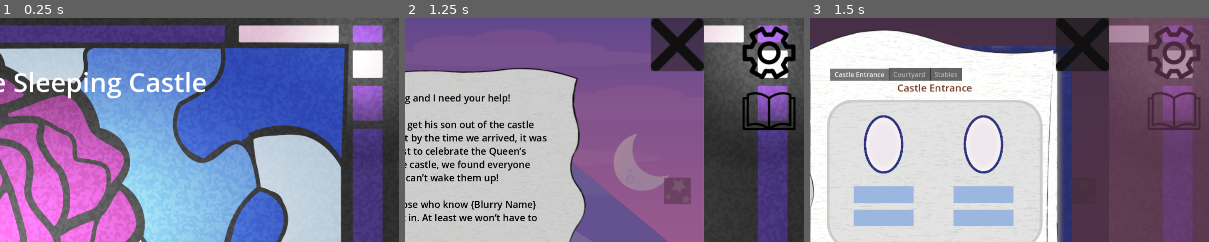
Above: before the commit, frames 1-3 (left to right).
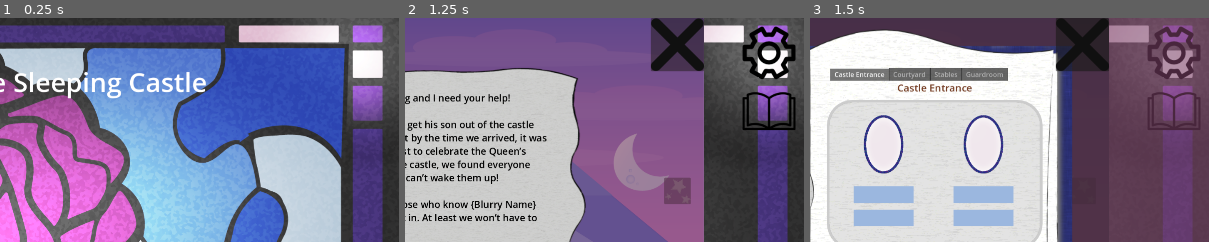
Above: after the commit, the same moments.

Repository: hwfwalton/SleepingCastleAlpha
Game: Godot game, scene res://root.tscn
The game is run twice, just before and just after one commit, with the same random seed, the same clock (stepped at 60 frames per second) and the same inputs.
Inputs (mouse positions are % of the whole screen's width and height, from its top left):
- Up to frame 1 (0.25 s): no input
- Up to frame 2 (1.25 s): click "Start" at 0.5 s
- Up to frame 3 (1.5 s): click (96, 21) at 1.25 s
The pictures show only the part of the screen within x 50-100%, y 0-50%; the shares and areas given below are measured in that part.

Frames 1-2 are identical in both runs. In frame 3, 0.7% of the frame differs, in the area x 37-50%, y 22-29%.

Commit message:
Add guardroom_page_0 and zone_0

Diff:
--- a/BookView/book_view.tscn
+++ b/BookView/book_view.tscn
@@ -7,6 +7,7 @@
 [ext_resource type="PackedScene" uid="uid://cd0qwo0augsda" path="res://BookView/puzzle_pages/puzzle_pages/castle0_page_0.tscn" id="4_rpv8k"]
 [ext_resource type="PackedScene" uid="uid://0lvlbnj150ub" path="res://BookView/puzzle_pages/puzzle_pages/castle1_page_0.tscn" id="5_ppxmw"]
 [ext_resource type="PackedScene" uid="uid://b81tumioqdgjl" path="res://BookView/puzzle_pages/puzzle_pages/stables_page_0.tscn" id="6_bijfd"]
+[ext_resource type="PackedScene" uid="uid://dv4lqeidsuem1" path="res://BookView/puzzle_pages/puzzle_pages/guardroom_page_0.tscn" id="7_xwycs"]
 
 [node name="BookView" type="Control"]
 layout_mode = 3
@@ -140,6 +141,10 @@
 visible = false
 layout_mode = 2
 
+[node name="Guardroom" parent="BookViewSubViewportContainer/SubViewport/BookPort/PagesContainer/RightBookMargin/TabContainer_Puzzles" instance=ExtResource("7_xwycs")]
+visible = false
+layout_mode = 2
+
 [node name="CloseButtonPanelContainer" type="PanelContainer" parent="BookViewSubViewportContainer/SubViewport/BookPort"]
 layout_mode = 1
 anchors_preset = 1
--- /dev/null
+++ b/BookView/puzzle_pages/puzzle_pages/guardroom_page_0.tscn
@@ -0,0 +1,8 @@
+[gd_scene load_steps=3 format=3 uid="uid://dv4lqeidsuem1"]
+
+[ext_resource type="PackedScene" uid="uid://6t532a6ecv3c" path="res://BookView/puzzle_pages/PuzzlePageTemplate.tscn" id="1_kkl1c"]
+[ext_resource type="PackedScene" uid="uid://bducuc4q7klmp" path="res://BookView/puzzle_pages/puzzle_zones/guardroom_zone_0.tscn" id="2_1f2q7"]
+
+[node name="guardroom_page_0" instance=ExtResource("1_kkl1c")]
+
+[node name="guardroom_zone_0" parent="VBoxContainer/Control" index="0" instance=ExtResource("2_1f2q7")]
--- /dev/null
+++ b/BookView/puzzle_pages/puzzle_zones/guardroom_zone_0.tscn
@@ -0,0 +1,102 @@
+[gd_scene load_steps=4 format=3 uid="uid://bducuc4q7klmp"]
+
+[ext_resource type="PackedScene" uid="uid://duj8c10cix6c" path="res://BookView/puzzle_pages/PuzzleZoneTemplate.tscn" id="1_06ic3"]
+[ext_resource type="PackedScene" uid="uid://dnkda1q86p5fm" path="res://BookView/puzzle_pages/Portrait.tscn" id="2_6clqg"]
+[ext_resource type="PackedScene" uid="uid://d0mqgq2xl7fvd" path="res://BookView/book_view_clue_slot.tscn" id="3_vfrw0"]
+
+[node name="guardroom_zone_0" instance=ExtResource("1_06ic3")]
+custom_minimum_size = Vector2(518, 359)
+offset_bottom = -721.0
+puzzle_zone_id = "guardroom_zone_0"
+
+[node name="Portrait_Leona" parent="." index="1" instance=ExtResource("2_6clqg")]
+layout_mode = 1
+anchors_preset = 0
+anchor_right = 0.0
+anchor_bottom = 0.0
+offset_left = 32.0
+offset_top = 32.0
+offset_right = 168.0
+offset_bottom = 182.0
+grow_horizontal = 1
+grow_vertical = 1
+mouse_filter = 2
+required_clue_value = 5
+texture_resource_path = "res://assets/portraits/portrait.leona.png"
+metadata/_edit_lock_ = true
+
+[node name="Portrait_Gilderoy" parent="." index="2" instance=ExtResource("2_6clqg")]
+layout_mode = 1
+offset_left = 191.0
+offset_top = 32.0
+offset_right = -191.0
+offset_bottom = -177.0
+mouse_filter = 2
+required_clue_value = 4
+texture_resource_path = "res://assets/portraits/portrait.gilderoy.png"
+metadata/_edit_lock_ = true
+
+[node name="Portrait_Fontaine" parent="." index="3" instance=ExtResource("2_6clqg")]
+layout_mode = 1
+offset_left = 351.0
+offset_top = 32.0
+offset_right = -31.0
+offset_bottom = -177.0
+mouse_filter = 2
+required_clue_value = 3
+texture_resource_path = "res://assets/portraits/portrait.fontaine.png"
+metadata/_edit_lock_ = true
+
+[node name="ClueSlot_Leona" parent="." index="4" instance=ExtResource("3_vfrw0")]
+offset_left = 28.0
+offset_top = 208.0
+offset_right = 172.0
+offset_bottom = 248.0
+correct_clue_name_values = Array[int]([19])
+accepted_clue_types = Array[int]([0])
+metadata/_edit_lock_ = true
+
+[node name="ClueSlot_Hardin" parent="." index="5" instance=ExtResource("3_vfrw0")]
+offset_left = 28.0
+offset_top = 264.0
+offset_right = 172.0
+offset_bottom = 304.0
+correct_clue_name_values = Array[int]([30])
+accepted_clue_types = Array[int]([0])
+metadata/_edit_lock_ = true
+
+[node name="ClueSlot_Gilderoy" parent="." index="6" instance=ExtResource("3_vfrw0")]
+offset_left = 188.0
+offset_top = 208.0
+offset_right = 332.0
+offset_bottom = 248.0
+correct_clue_name_values = Array[int]([10])
+accepted_clue_types = Array[int]([0])
+metadata/_edit_lock_ = true
+
+[node name="ClueSlot_Culpepper" parent="." index="7" instance=ExtResource("3_vfrw0")]
+offset_left = 188.0
+offset_top = 264.0
+offset_right = 332.0
+offset_bottom = 304.0
+correct_clue_name_values = Array[int]([6])
+accepted_clue_types = Array[int]([0])
+metadata/_edit_lock_ = true
+
+[node name="ClueSlot_Fontaine" parent="." index="8" instance=ExtResource("3_vfrw0")]
+offset_left = 348.0
+offset_top = 208.0
+offset_right = 492.0
+offset_bottom = 248.0
+correct_clue_name_values = Array[int]([9])
+accepted_clue_types = Array[int]([0])
+metadata/_edit_lock_ = true
+
+[node name="ClueSlot_Farnsworth" parent="." index="9" instance=ExtResource("3_vfrw0")]
+offset_left = 348.0
+offset_top = 264.0
+offset_right = 492.0
+offset_bottom = 304.0
+correct_clue_name_values = Array[int]([28])
+accepted_clue_types = Array[int]([0])
+metadata/_edit_lock_ = true
Not shown: 1 places in BookView/book_view.tscn that only renumber resources
